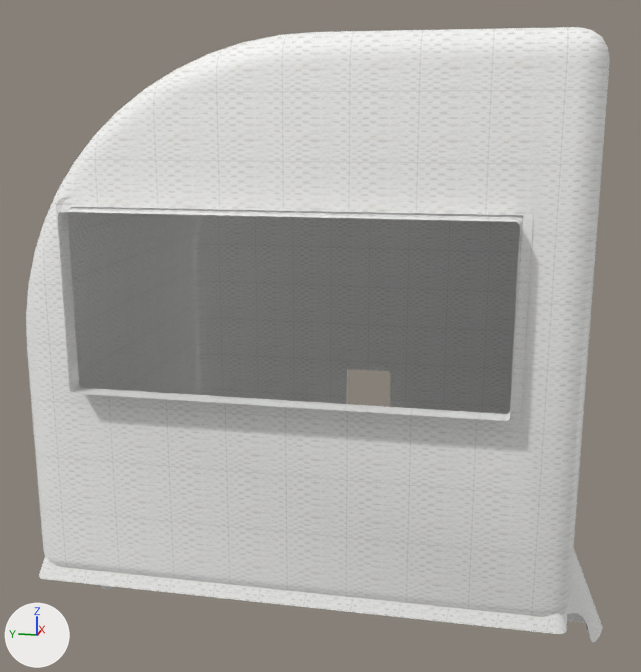
Before and after pictures for a commit that changed the FBX model Level_01/Assets/Models/Napkin_Rm.fbx.
One viewpoint serves both versions: a camera (50 mm lens) standing at (-1.384, -0.096, 0.241) and looking at (-0.849, 0.011, 0.107). Arrows for +X, +Y and +Z are at lower left; the lights stay in place. Where no turn or scale is listed for an object, it has been applied to the vertices.

The first picture shows 'P_Napkin_Rm'.
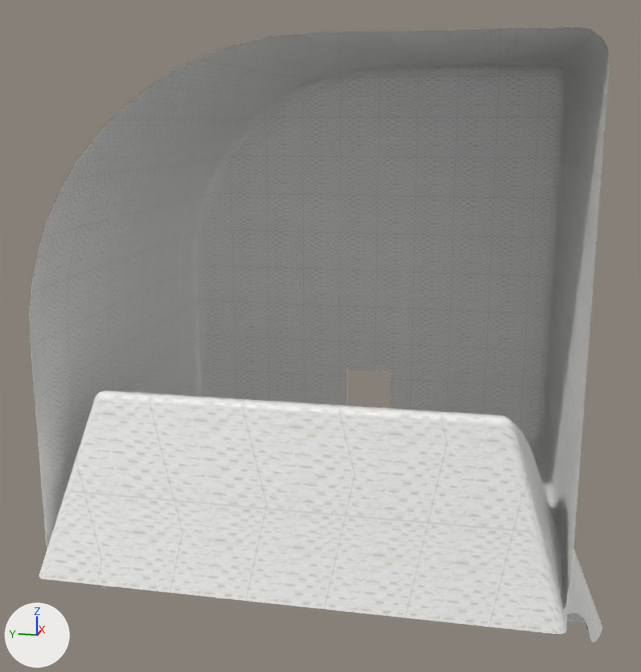
Changed parts and their boxes [x1, y1, x2, y2] in the pictures (641 x 672 px):
'P_Napkin_Rm', reshaped: before [26, 27, 610, 642]; after [29, 27, 610, 642]
part 1 of me_mesh, deleted: before [56, 198, 534, 424]
part 2 of me_mesh, deleted: before [26, 27, 610, 617]
part 3 of me_mesh, surface changed: before [44, 212, 572, 634]; after [29, 27, 610, 634]

What changed in the scene script:
```text
Change me_mesh:
    used by ob_p_napkin_rm; location = (0.0, 0.0, 0.0)
    remove me_mesh.from_pydata(...)  # 753 vertices, 731 faces; spans x -0.999..-0.704, y -0.179..0.175, z -0.1..0.278
    add me_mesh.from_pydata(...)  # 526 vertices, 496 faces; spans x -0.989..-0.704, y -0.179..0.175, z -0.1..0.278
    me_mesh part 1: the loose piece of 121 vertices spanning x -0.999..-0.987, y -0.11..0.112, z 0.104..0.204 is deleted
    me_mesh part 2
    106 vertices are removed from x -0.989..-0.98, y -0.137..0.139, z 0.001..0.277
    135 faces are deleted
    me_mesh part 3: 492 kept faces spanning x -0.989..-0.704, y -0.179..0.175, z -0.1..0.278 get new texture (UV) coordinates
```
